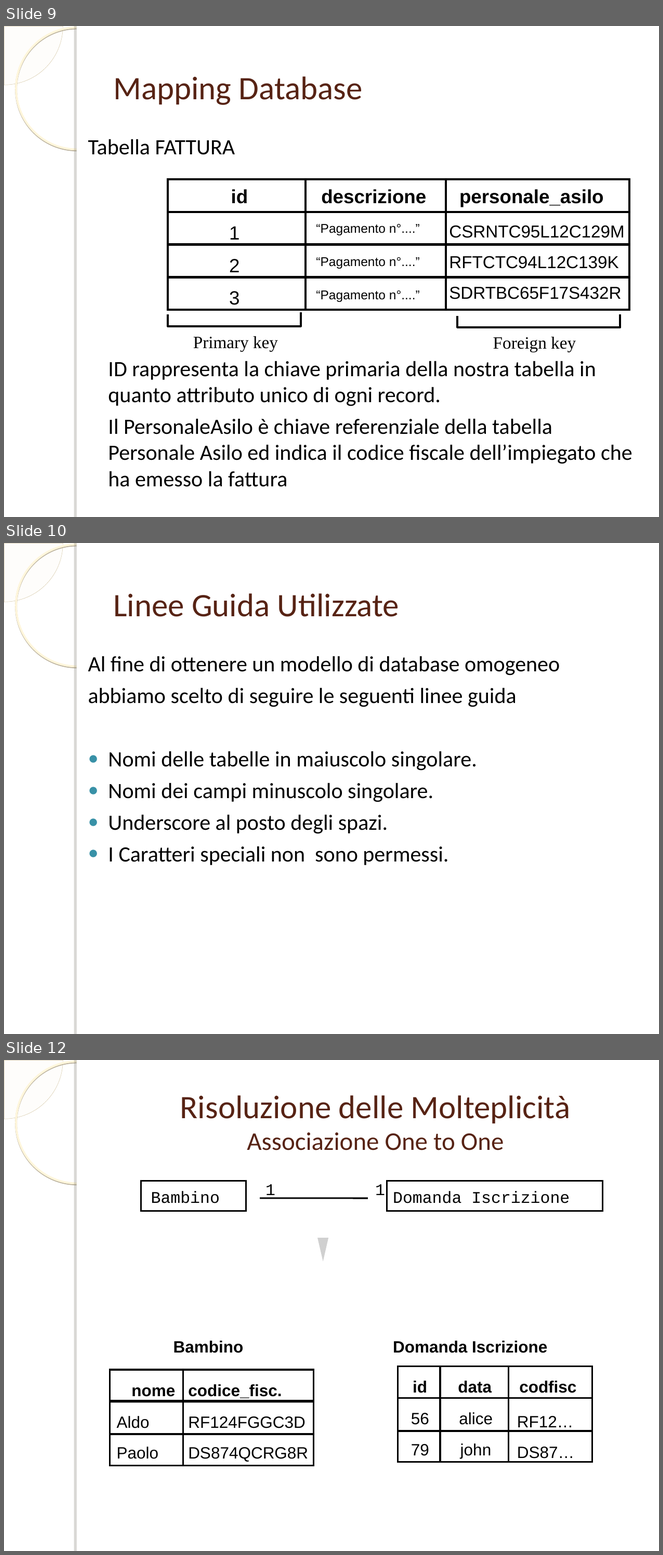
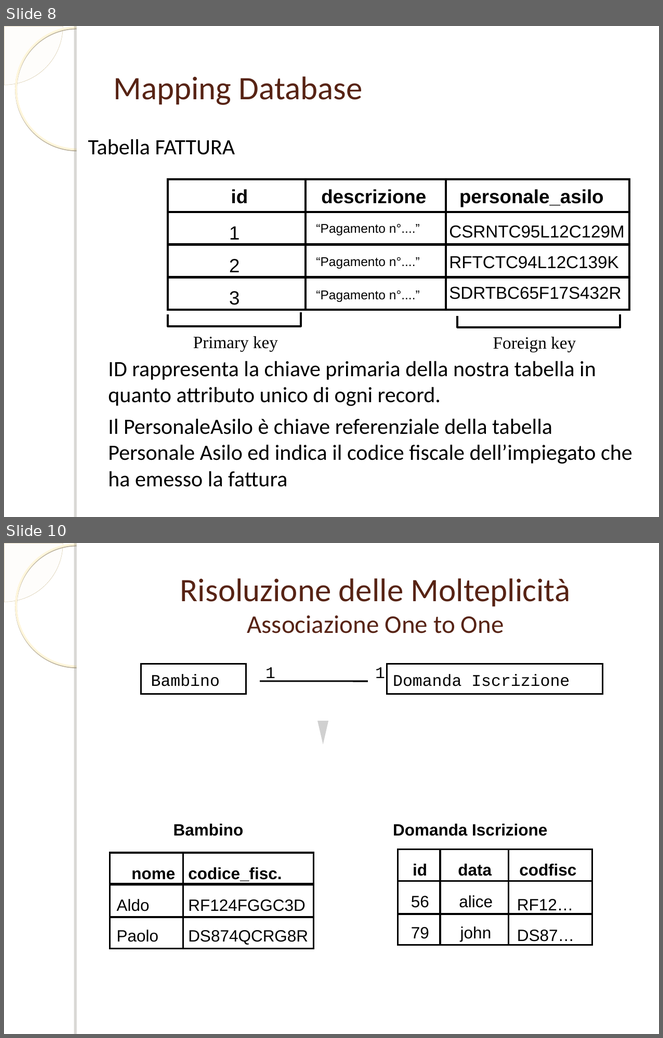
Before and after one commit to ammirate/at-silo, a slide deck: documenti_comuni/PresentazioneDB.ppt. Shown one above the other, each under a label of ours: slides 9, 10 and 12 before the commit, slides 8 and 10 after it; the slides between them are not shown. The pictures are 663x1555 and 663x1038 pixels, drawn with LibreOffice and Linux fonts; fonts in the diff are those of the drawing; grey boxes stand for pictures; background and template pictures are left out. Boxes give left, top, right and bottom in pixels: in the first picture for what was removed or moved away, otherwise in the second. Text is boxed around its words. In the diff, an @@ line names an element or a change of style, - is before the commit and + after.

```diff
--- a/documenti_comuni/PresentazioneDB.ppt
+++ b/documenti_comuni/PresentazioneDB.ppt
@@ slide 10 removed at [4,543,659,1034], background picture (left out); not listed: 4 template elements that a slide beside it also shows @@
@@ title removed at [113,593,399,617] @@
-Linee Guida Utilizzate
@@ text removed at [88,656,560,865] @@
-Al fine di ottenere un modello di database omogeneo
-abbiamo scelto di seguire le seguenti linee guida
-● Nomi delle tabelle in maiuscolo singolare.
-● Nomi dei campi minuscolo singolare.
-● Underscore al posto degli spazi.
-● I Caratteri speciali non sono permessi.
@@ what was slide 9 is now slide 8 @@
@@ what was slide 12 is now slide 10 @@
```
Also in this commit, not shown: 3 slides changed, 9 slides added, 9 other slides removed.
